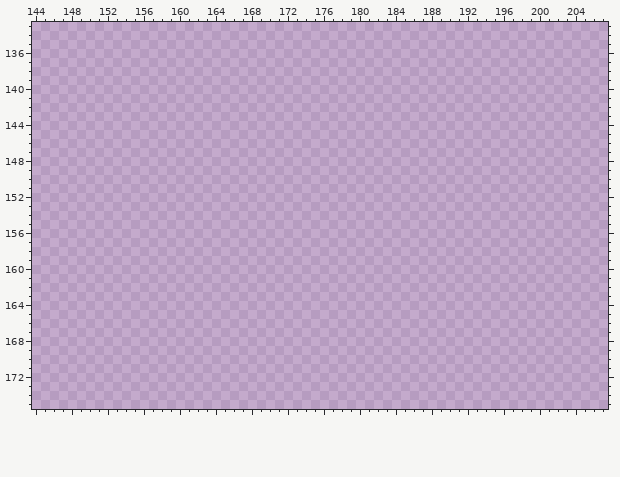
File history of a pixel-art file, Artwork/TileSets/TileMaps/Stone.ase. This is how it looked before the edit.
320x320 pixels, 1 frame. Colours within 5 levels of each other are drawn and written as one. Shown: x 144..207, y 133..175.
After the commit:
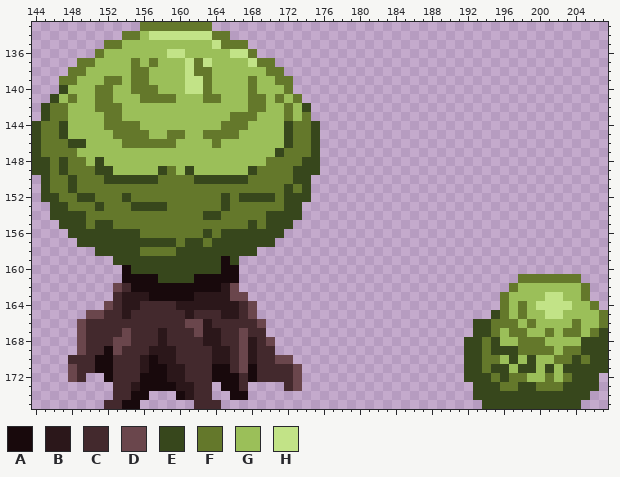
Palette (. is transparent): A #18090c  B #2b171a  C #43292d  D #6a464c  E #37471c  F #64782b  G #9bbf59  H #c2e387
Difference:
Changed rows in their new state; - is an unchanged pixel.
Layer "Layer 1":
first column x 144:
133 ------------FFFFFFFF--------------------------------------------
134 ----------FFGHHHHHHHFF------------------------------------------
135 --------FFGGGGGGGGGGHFFF----------------------------------------
136 -------FGGGGGGGHHGGGGGHHF---------------------------------------
137 -----FFGGGGFGFGGGHFHGGGGHFF-------------------------------------
138 ----FFGGGGGFFGGGGHFFGGGGGGFF------------------------------------
139 ---FFGGGFFGFFGGGGHHFGGGGFGGFF-----------------------------------
140 ---EGGGFFGGFFFGGGHHFGGGGFGGGF-----------------------------------
141 --EGFGGFFGGGFFFFGGGFFGGGFFGFGF----------------------------------
142 -EFFGGGFFFGGGGGGGGGGGGGGFFGGFGE---------------------------------
143 -EFFGGGGFFGGGGGGGGGGGGFFFGGGFGF---------------------------------
144 EFFEGGGGFFFFGGGGGGGGGFFFGGGGEFFE--------------------------------
145 EFFEGGGGGFFFFGGFFGGFFFFGGGGGEFFE--------------------------------
146 EFFFEEGGGGFFFFFFGGGGFGGGGGGGEFFE--------------------------------
147 EFFFFGGGGGGGGGGGGGGGGGGGGGGEFFFE--------------------------------
148 EEFEFFGEGGGGGGGGGGGGGGGGGGFFFFEE--------------------------------
149 EEFEFFFEEGGGGGEFGEGGGGGGEFFFFEEE--------------------------------
150 -EFFEFFFEEEEEEFFFFEEEEEEFFFFFEE---------------------------------
151 -EFFEFFFFFFFFFFFFFFFFFFFFFFFEFE---------------------------------
152 -EEFFEEFFFEFFFFFFFFFFEFEEEEFEEE---------------------------------
153 --EEFFFEFFFEEEEFFFFFFEFFFFFFEE----------------------------------
154 --EEEEFFFFFFFFFFFFFEEFFFFFEEEE----------------------------------
155 ---EEEFEEFFFFFFFFFFFFFFFEFEEE-----------------------------------
156 ----EEEEEEEEFFFFFFFEFEEEEEEE------------------------------------
157 -----EEEEEEEEEEEFEEFEEEEEEE-------------------------------------
158 -------EEEEEFFFFEEEEEEEEE---------------------------------------
159 ---------EEEEEEEEEEEEAE-----------------------------------------
160 ----------AEEEEEEEEEEAA-----------------------------------------
161 ----------AAAAEEEEAAAAA-------------------------------FFFFFFF---
162 ---------DCAAAAAAAAAABD------------------------------FGGGGGGGF--
163 ---------CBBBAAAAABBBBDD----------------------------FGGGGHHGGF--
164 --------DCBBCCCCBBBBBBBCD---------------------------FGFGHHHHGGF-
165 ------DDCCBCCCCCCBCCCBBCD--------------------------EFGFGGHHGGGGF
166 -----DCCCCCCCCCCCDDBCCCCCD-----------------------EEFFFGFGGGGFGGF
167 -----DCCCCDCCCBCCCDBBCCDCC-----------------------EEFGFFGGFGFFGFE
168 -----DCCCDDCCCBCCCCBBCCDBCD---------------------EEFEGGFFFGGGGEEE
169 -----DCCADCCCBBBCCCCBBCDBCC---------------------EEFEEEFFFFGFFEEE
170 ----CCCAACCCBABBCCCCBBCDBCCDD-------------------EEFFGEGEGGFFEFEE
171 ----DCCAACCCBAABBCCCAACDACCCCD------------------EEFEEGEEGEGEEEEE
172 ----DC--ACCCAAABBCCCAAACACCCCD------------------EEEFEFFGGFGFEEE-
173 ---------CCBAAAABBCC-AAC----CD-------------------EEEFFEEFFFEEEE-
174 ---------CCAA---ABCC--AA-------------------------EEEEEEEEEEEEE--
175 --------CCAA------CCC-----------------------------EEEEEEEEEEE---
Changed places in both pictures, as pixel boxes (x1, y1, x2, y2):
added: (32, 22, 320, 409)
added: (464, 274, 608, 409)
